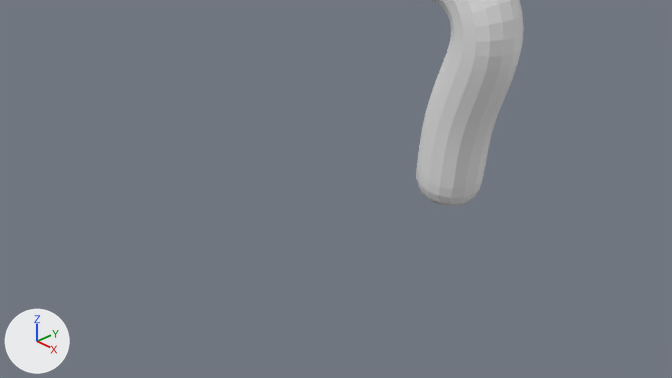
One commit to the Blender file Nursila/cobra.blend: the scene before it, then after it.
Camera for both pictures: the file's camera 'Camera'. The lights are fixed; the arrows at lower left show +X, +Y and +Z.

The first picture shows 'Vert'.
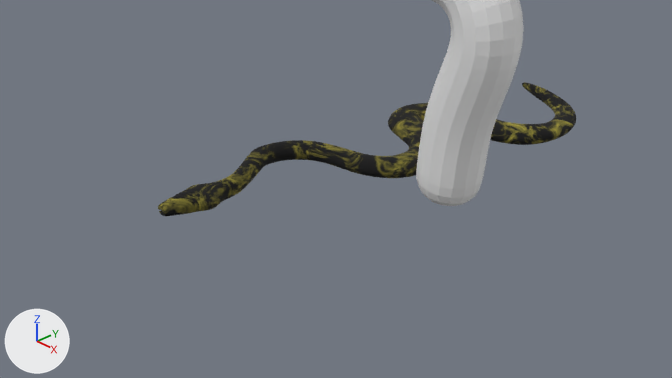
Changed parts and their boxes [x1, y1, x2, y2] in the pictures (672 x 378 px):
```json
{"object": "Sphere", "change": "added", "after": [158, 82, 576, 216]}
```

The change, as JSON lines over the scene's bpy script:
```json
{"op": "add", "block": "mat_material_001", "code": ["mat_material_001 = bpy.data.materials.new('Material.001')", "# nodes: BsdfPrincipled, Mapping, OutputMaterial, TexCoord, TexNoise, ValToRGB", "# colours: black #060607, yellow #fff15c"]}
{"op": "add", "block": "me_sphere_002", "code": ["me_sphere_002 = bpy.data.meshes.new('Sphere.002')", "me_sphere_002.from_pydata(...)  # 1542 vertices, 1503 faces; spans x -22.5..12.7, y -106.1..5.8, z -3.3..2.3", "me_sphere_002.materials.append(mat_material_001)"]}
{"op": "add", "block": "ob_sphere", "code": ["ob_sphere = bpy.data.objects.new('Sphere', me_sphere_002)", "ob_sphere.location = (-11.27, 5.26, -6.31)", "ob_sphere.rotation_euler = (0.0, 0.0, -3.247)  # degrees (0, 0, -186)", "ob_sphere.scale = (0.132, 0.132, 0.099)", "_m = ob_sphere.modifiers.new('Lattice', 'LATTICE')", "_m = ob_sphere.modifiers.new('Subdivision', 'SUBSURF')"]}
```
